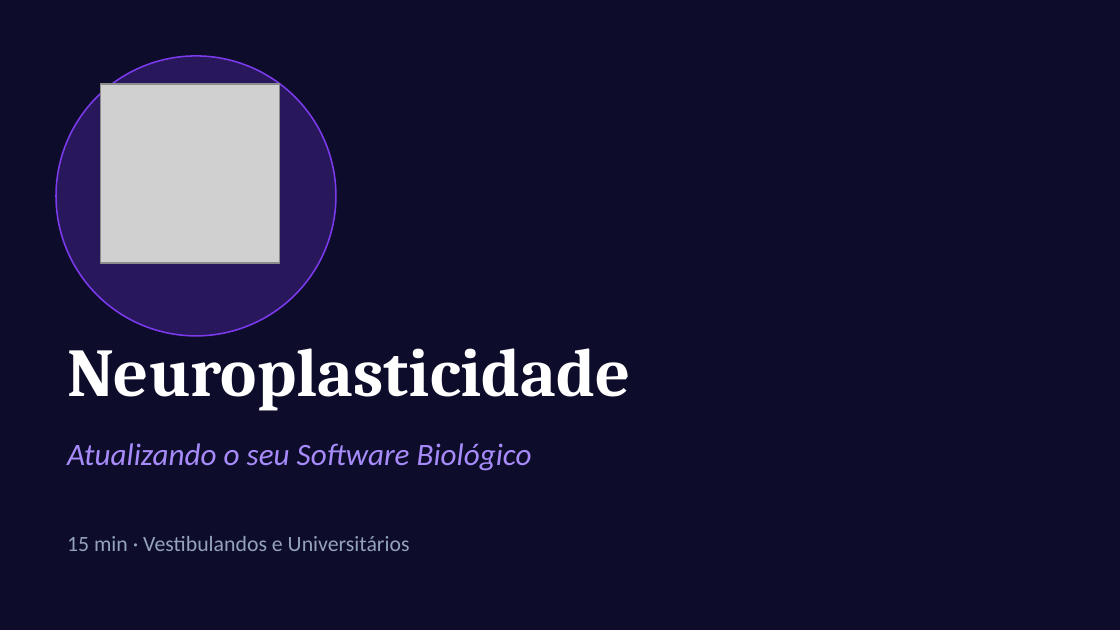
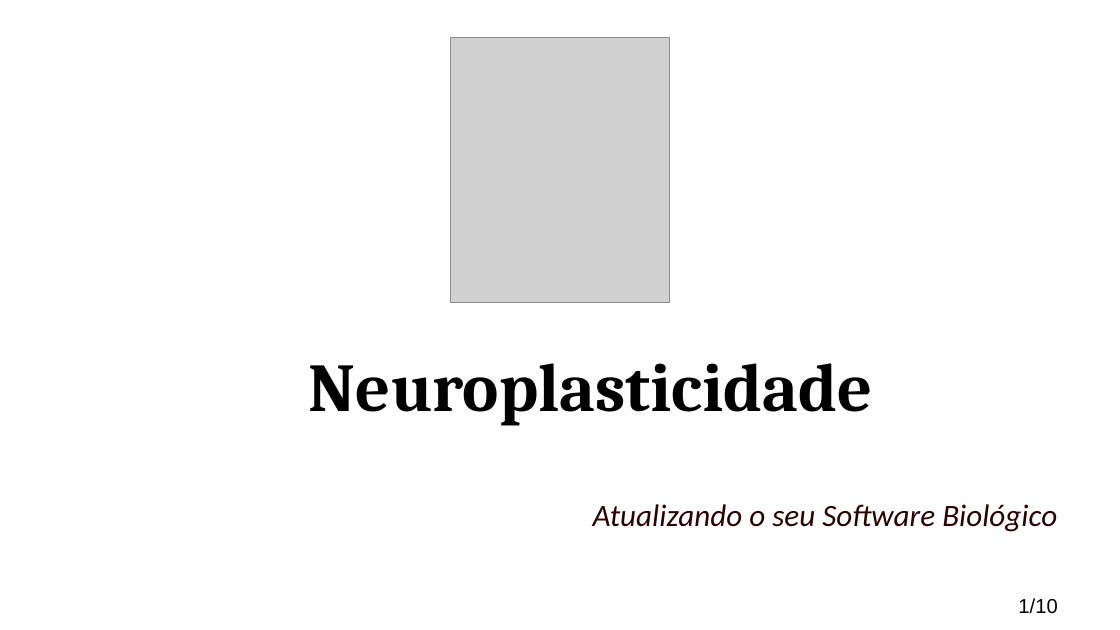
Before and after one commit to rjhalmeman/projeto-integrador-2026, a slide deck: slide 1 of 2-bimestre/2026-06-23-neuroplaticidade/neuroplasticidade_claro.odp. Drawn at 1120x630 pixels with LibreOffice and Linux fonts; fonts in the diff are those of the drawing; grey boxes stand for pictures. Boxes give left, top, right and bottom in pixels: in the first picture for what was removed or moved away, otherwise in the second. Text is boxed around its words. In the diff, an @@ line names an element or a change of style, - is before the commit and + after.

```diff
--- a/2-bimestre/2026-06-23-neuroplaticidade/neuroplasticidade_claro.odp
+++ b/2-bimestre/2026-06-23-neuroplaticidade/neuroplasticidade_claro.odp
@@ background #0D0D2B to #FFFFFF @@
@@ ellipse removed at bbox=[56, 56, 336, 336] @@
@@ picture: place and size @@
-picture at bbox=[101, 84, 280, 263]
+picture at bbox=[451, 37, 670, 302]
@@ text "Neuroplasticidade": place and size @@
-text "Neuroplasticidade" at bbox=[67, 333, 631, 411]
+text "Neuroplasticidade" at bbox=[309, 363, 873, 426]
@@ text "Neuroplasticidade" at bbox=[309, 363, 873, 426]: text colour #FFFFFF to #000000 @@
@@ text "Atualizando o seu Software Biológico": place and size @@
-text "Atualizando o seu Software Biológico" at bbox=[67, 443, 532, 471]
+text "Atualizando o seu Software Biológico" at bbox=[593, 504, 1057, 532]
@@ text "Atualizando o seu Software Biológico" at bbox=[593, 504, 1057, 532]: text colour #A78BFA to #2D0000; alignment left to right @@
@@ text removed at bbox=[67, 536, 410, 551] @@
-15 min · Vestibulandos e Universitários
@@ page number added at bbox=[1018, 598, 1057, 614], 13 pt, text #000000 @@
+1/10
```
Also in this commit, not shown: 8 other slides changed, 1 slide added, 2 other files.
